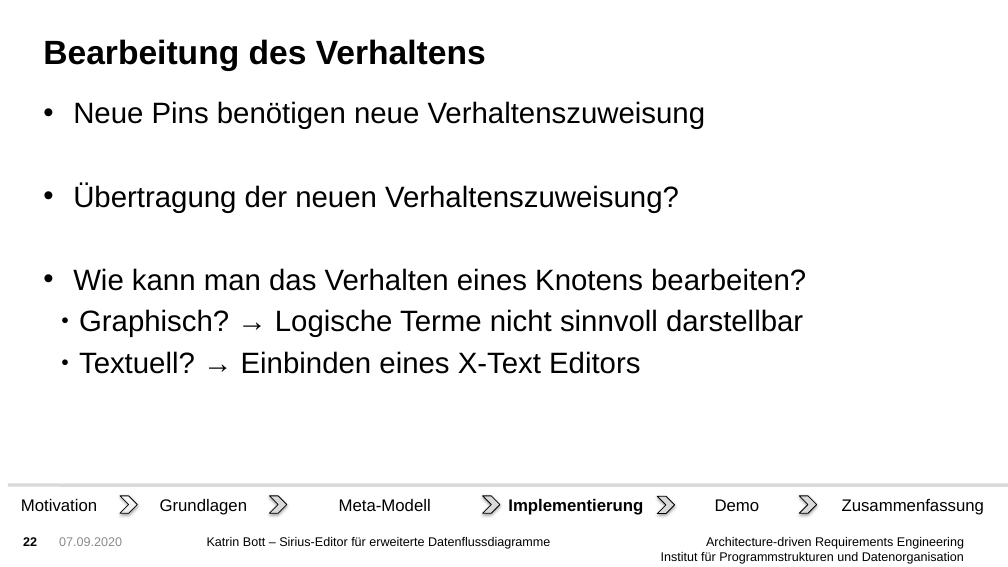
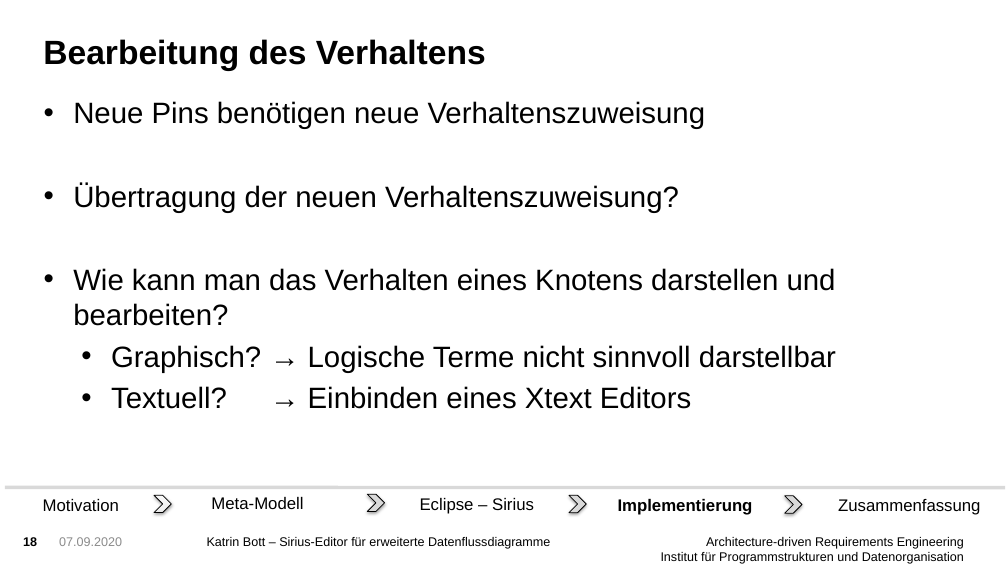
Before and after one commit to FluidTrust/Palladio-Supporting-DataFlowDiagramConfidentiality, a slide deck: slide 18 of bundles/org.palladiosimulator.dataflow.diagram.characterized.editor.sirius/presentation/presentation_bott.pptx (slide 22 before the commit). Drawn at 1008x567 pixels with LibreOffice and Linux fonts; fonts in the diff are those of the drawing; background and template pictures are left out. Boxes give left, top, right and bottom in pixels: in the first picture for what was removed or moved away, otherwise in the second. Text is boxed around its words. In the diff, an @@ line names an element or a change of style, - is before the commit and + after.

Commit message:
presentation, minor things in editor

```diff
--- a/bundles/org.palladiosimulator.dataflow.diagram.characterized.editor.sirius/presentation/presentation_bott.pptx
+++ b/bundles/org.palladiosimulator.dataflow.diagram.characterized.editor.sirius/presentation/presentation_bott.pptx
@@ text at (x1=73, y1=268, x2=836, y2=326): text changed @@
-• Wie kann man das Verhalten eines Knotens bearbeiten?
+• Wie kann man das Verhalten eines Knotens darstellen und bearbeiten?
@@ text at (x1=111, y1=345, x2=836, y2=373): bullet ● to • @@
@@ text at (x1=111, y1=386, x2=691, y2=409): text changed @@
-  ● Textuell? → Einbinden eines X-Text Editors
+  • Textuell? → Einbinden eines Xtext Editors
@@ line moved from (8, 485) - (1008, 485) to (5, 488) - (1005, 488) @@
@@ text "Motivation" moved from (x1=21, y1=499, x2=97, y2=511) to (x1=43, y1=499, x2=119, y2=511) @@
@@ chevron moved from (x1=120, y1=496, x2=138, y2=513) to (x1=154, y1=495, x2=172, y2=513) @@
@@ text removed at (x1=160, y1=499, x2=248, y2=515) @@
-Grundlagen
@@ text "Meta-Modell" moved from (x1=339, y1=499, x2=431, y2=511) to (x1=211, y1=497, x2=303, y2=509) @@
@@ chevron moved from (x1=269, y1=496, x2=287, y2=513) to (x1=368, y1=495, x2=385, y2=512) @@
@@ text added at (x1=420, y1=498, x2=534, y2=514), 16 pt, text #000000 @@
+Eclipse – Sirius
@@ chevron moved from (x1=482, y1=496, x2=500, y2=513) to (x1=569, y1=495, x2=587, y2=513) @@
@@ text "Implementierung" moved from (x1=508, y1=499, x2=643, y2=515) to (x1=618, y1=499, x2=753, y2=515) @@
@@ chevron removed at (x1=657, y1=496, x2=675, y2=513) @@
@@ text removed at (x1=715, y1=499, x2=760, y2=511) @@
-Demo
@@ chevron moved from (x1=799, y1=496, x2=817, y2=513) to (x1=785, y1=496, x2=802, y2=513) @@
@@ text "Zusammenfassung" moved from (x1=842, y1=499, x2=984, y2=515) to (x1=838, y1=499, x2=980, y2=515) @@
@@ page number at (x1=23, y1=537, x2=37, y2=546): text changed @@
-22
+18
```
Also in this commit, not shown: 14 other slides changed, 9 slides added, 8 slides removed, 1 other file.
